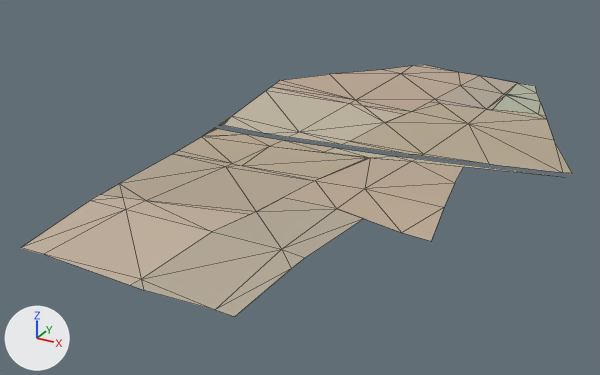
Before and after pictures for a commit that changed the glTF model assets/malta/countryside/farm_13_-1_soil.glb.
Before and after are seen from a camera (50 mm lens) standing at (609.0, -596.0, 203.0) and looking at (399.0, -214.0, 12.0). Lighting does not change. The marker at lower left points along +X, +Y and +Z. The picture after the commit comes second. Mesh edges are drawn as thin lines. Vertices at exactly the same position are counted once.

In view in the first picture: 'geometry_0'.
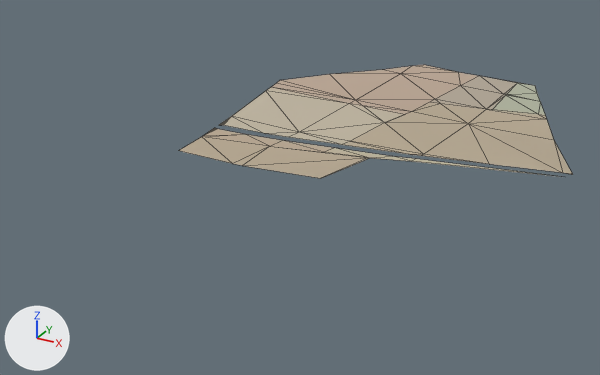
Edits to the bpy script that builds the scene:
```text
Change me_geometry_0:
    used by ob_geometry_0; location = (0.0, 0.0, 0.0)
    remove me_geometry_0.from_pydata(...)  # 120 vertices, 149 faces; spans x 316.0..541.0, y -390.0..18.0, z 22.0..47.0
    add me_geometry_0.from_pydata(...)  # 88 vertices, 105 faces; spans x 316.0..541.0, y -255.0..18.0, z 22.0..40.0
    me_geometry_0 part 1
    32 vertices are removed from x 345.0..506.0, y -390.0..-193.0, z 34.0..47.0
    47 faces are deleted
    3 new faces join them
    other edits to the shape of me_geometry_0 do not show in these pictures
```

Pixel boxes (x1, y1, x2, y2) of what changed, in the pictures (600 x 375 px):
'geometry_0', reshaped (29% narrower, 55% shorter): before (21, 65, 572, 317); after (179, 65, 572, 178)
part 1 of me_geometry_0, cut back: before (21, 151, 561, 317); after (413, 159, 561, 177)
